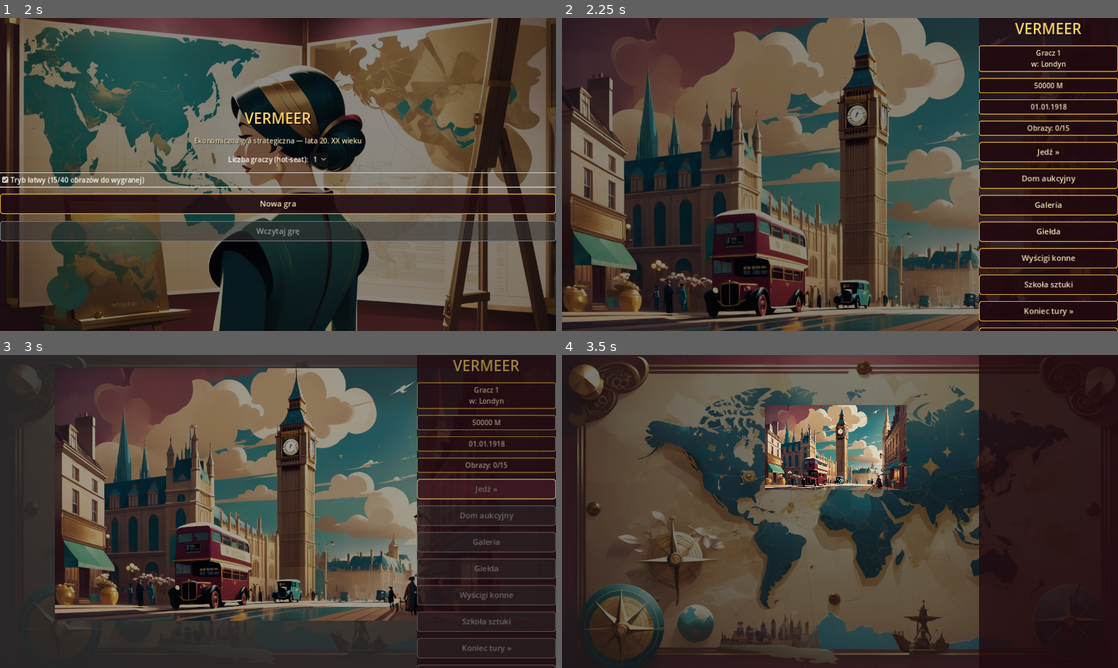
Above: before the commit, frames 1-4 (two rows, left to right).
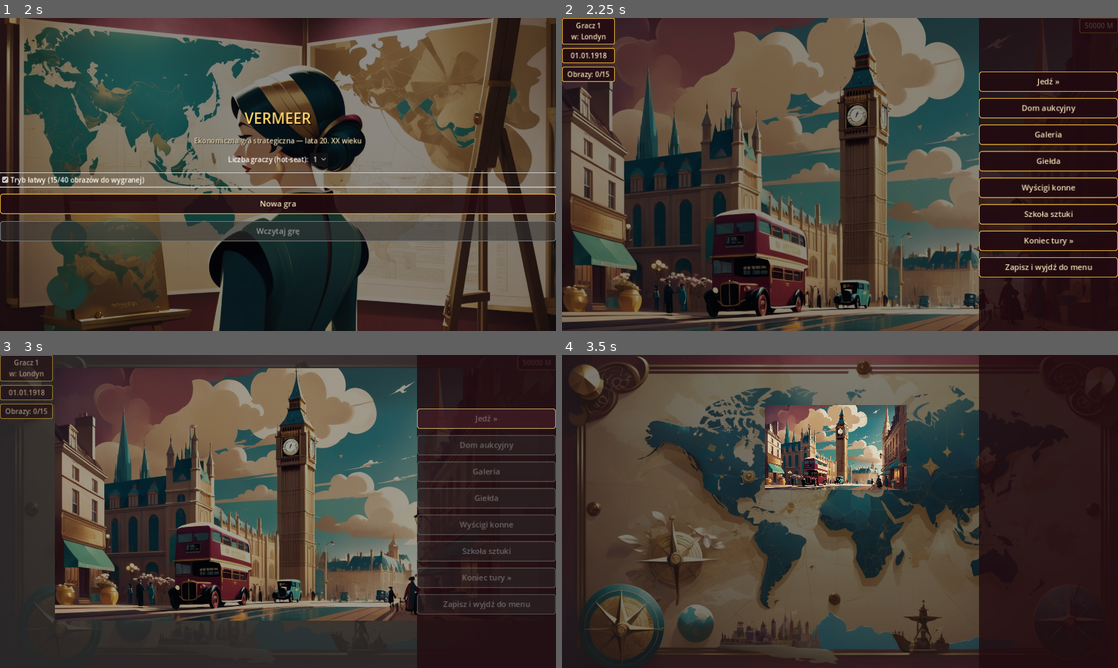
Above: after the commit, the same moments.

Repository: cinekm20/the-forger-retro-tycoon
Game: Godot game, scene res://scenes/main_menu/MainMenu.tscn
Two runs of this game, one before a commit and one after it. Both use one fixed random seed, a clock stepped at 60 frames per second and the inputs below.
Inputs:
- Up to frame 1 (2 s): click "1" at 0.5 s; click "Tryb łatwy (15/40 obrazów do …" at 1.25 s
- Up to frame 2 (2.25 s): click "Nowa gra" at 2 s
- Up to frame 3 (3 s): click "Jedź »" at 2.75 s
- Up to frame 4 (3.5 s): no input

Frame 1 is identical in both runs. In frame 2, 6.2% of the frame differs, in the area x 0-100%, y 0-100%; in frame 3, 4.9%; in frame 4, nothing differs.

Commit message:
Rozrzuć skrzynki statusu po rogach ekranu, jak w oryginale
Poprzednia poprawka wsadziła osobne skrzynki (gracz+lokalizacja, gotówka,
data, obrazy) do tego samego wąskiego bocznego panelu co menu — dalej
wszystko stłoczone w jednym miejscu, nie tak jak w oryginale, gdzie te
informacje leżą w różnych rogach ekranu.

Hub.gd: nowy _build_top_row() — pełnoekranowy, przezroczysty
HBoxContainer (PRESET_FULL_RECT, bezpieczny wariant, patrz komentarz)
trzyma lewą kolumnę (gracz+lokalizacja/data/obrazy, size_flags_vertical =
SIZE_SHRINK_BEGIN, przykleja się do góry) i skrzynkę gotówki po
przeciwnej stronie, rozepchnięte spacerem z SIZE_EXPAND_FILL. Menu
nawigacyjne zostaje w prawym dolnym rogu (make_root_side), ale bez
informacji statusu — root_panel teraz zawiera tylko przyciski.

Diff:
--- a/game/scenes/hub/Hub.gd
+++ b/game/scenes/hub/Hub.gd
@@ -32,6 +32,7 @@
 var warning_label: Label
 var travel_button: Button
 var root_panel: VBoxContainer
+var top_row: HBoxContainer
 var hub_bg: TextureRect
 var hub_overlay: ColorRect
 
@@ -41,22 +42,18 @@
 	hub_bg = bg_layers["background"]
 	hub_overlay = bg_layers["overlay"]
 
-	## Panel boczny zamiast pełnoekranowego — w oryginale menu i pasek stanu
-	## to małe skrzynki w rogach ekranu, nie zasłaniają całego widoku
-	## (patrz zrzuty ekranu z oryginału). make_root_side() daje ten sam
-	## efekt: wąska kolumna z prawej, reszta tła regionu zostaje odsłonięta.
+	## W oryginale skrzynki statusu leżą rozrzucone w rogach ekranu (imię
+	## gracza + lokalizacja i data w lewym górnym rogu, gotówka w prawym),
+	## a menu to osobna skrzynka w prawym dolnym rogu — NIE wszystko razem
+	## w jednym bocznym pasku. top_row (pełnoekranowy, niewidoczny poziomy
+	## kontener) trzyma lewą kolumnę (location/date/obrazy) i skrzynkę
+	## gotówki po przeciwnych stronach — patrz komentarz przy _build_top_row.
+	top_row = _build_top_row()
+
+	## Panel boczny na menu nawigacyjne — zostaje w prawym dolnym rogu,
+	## zgodnie z oryginałem, ale bez informacji statusu (te są teraz w
+	## top_row powyżej).
 	root_panel = ScreenHelpers.make_root_side(self)
-	ScreenHelpers.make_title(root_panel, "VERMEER")
-
-	## Osobne skrzynki zamiast jednego zbitego tekstu — tak jak w oryginale
-	## (imię gracza + lokalizacja, gotówka, data to osobne oprawione pola).
-	location_label = ScreenHelpers.make_info_box(root_panel, "")
-	money_label = ScreenHelpers.make_info_box(root_panel, "")
-	date_label = ScreenHelpers.make_info_box(root_panel, "")
-	paintings_label = ScreenHelpers.make_info_box(root_panel, "")
-	warning_label = ScreenHelpers.make_label(root_panel, "")
-	warning_label.autowrap_mode = TextServer.AUTOWRAP_WORD
-	warning_label.add_theme_color_override("font_color", ScreenHelpers.COLOR_GOLD_BRIGHT)
 
 	travel_button = ScreenHelpers.make_button(root_panel, "Jedź »", _on_travel_pressed)
 
@@ -74,6 +71,48 @@
 	ScreenHelpers.make_button(root_panel, "Zapisz i wyjdź do menu", _on_save_and_exit_pressed)
 
 	_update_status()
+
+
+## Pełnoekranowy, przezroczysty HBoxContainer (PRESET_FULL_RECT — bezpieczny,
+## zawsze dynamicznie dopasowuje się do rozmiaru ekranu, w przeciwieństwie do
+## presetów typu TOP_WIDE, które liczą wysokość raz, w momencie wywołania,
+## patrz pułapka opisana przy dawnym make_root_bottom w screen_helpers.gd).
+## Lewa kolumna (location/data/obrazy) i skrzynka gotówki mają
+## size_flags_vertical = SIZE_SHRINK_BEGIN, więc "przyklejają się" do góry
+## zamiast rozciągać na całą wysokość ekranu; spacer między nimi ma
+## SIZE_EXPAND_FILL i pcha skrzynkę gotówki do prawej krawędzi.
+func _build_top_row() -> HBoxContainer:
+	var row := HBoxContainer.new()
+	row.set_anchors_preset(Control.PRESET_FULL_RECT)
+	row.mouse_filter = Control.MOUSE_FILTER_IGNORE
+	row.add_theme_constant_override("separation", 16)
+	add_child(row)
+
+	var left_column := VBoxContainer.new()
+	left_column.size_flags_vertical = Control.SIZE_SHRINK_BEGIN
+	left_column.add_theme_constant_override("separation", 8)
+	row.add_child(left_column)
+
+	location_label = ScreenHelpers.make_info_box(left_column, "")
+	date_label = ScreenHelpers.make_info_box(left_column, "")
+	paintings_label = ScreenHelpers.make_info_box(left_column, "")
+
+	var spacer := Control.new()
+	spacer.size_flags_horizontal = Control.SIZE_EXPAND_FILL
+	spacer.mouse_filter = Control.MOUSE_FILTER_IGNORE
+	row.add_child(spacer)
+
+	var right_column := VBoxContainer.new()
+	right_column.size_flags_vertical = Control.SIZE_SHRINK_BEGIN
+	row.add_child(right_column)
+
+	money_label = ScreenHelpers.make_info_box(right_column, "")
+	warning_label = ScreenHelpers.make_label(right_column, "")
+	warning_label.autowrap_mode = TextServer.AUTOWRAP_WORD
+	warning_label.add_theme_color_override("font_color", ScreenHelpers.COLOR_GOLD_BRIGHT)
+	warning_label.custom_minimum_size = Vector2(220, 0)
+
+	return row
 
 
 ## Zamiast od razu przełączać scenę, tło Huba "kurczy się" do pozycji
@@ -119,6 +158,7 @@
 	tween.tween_property(hub_overlay, "modulate:a", 0.0, ZOOM_OUT_DURATION)
 	tween.tween_property(hub_bg, "scale", pin_scale, ZOOM_OUT_DURATION)
 	tween.tween_property(root_panel, "modulate:a", 0.0, ZOOM_OUT_DURATION * 0.5)
+	tween.tween_property(top_row, "modulate:a", 0.0, ZOOM_OUT_DURATION * 0.5)
 	tween.chain().tween_callback(func(): SceneRouter.goto_scene(SceneRouter.TRAVEL_MAP))
 
 
Not shown, changed: game/README.md
